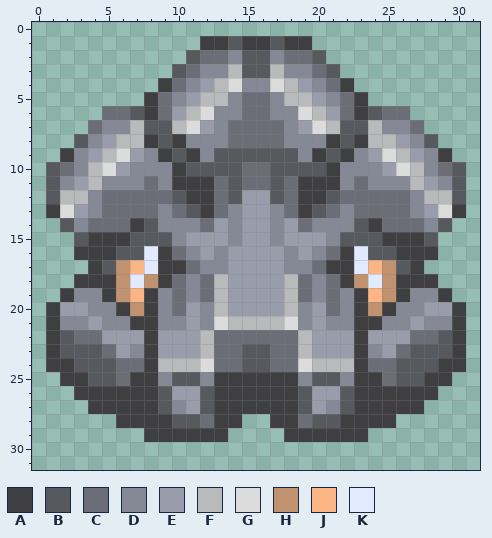
One commit to this pixel-art sprite: sprites-override/units/fortress.png. Above: the version before the commit.
The file is 64x64 pixels, drawn in blocks of 2x2; one block is one cell here. Colours within 5 levels of each other are drawn and written as one.
Palette (. is transparent): A #3f3f42  B #56595d  C #6b6e77  D #858995  E #999dab  F #b8babb  G #dcdcdc  H #c1926f  J #fbb684  K #e1eaff
Pixels before, first column x 1:
 1 ...........AABAABAA...........
 2 ..........BCCDBBDCCB..........
 3 .........BCDDFBBFDDCB.........
 4 ........ACDEFGDDGFEDCA........
 5 .......ACDEFFDCCDFFEDCA.......
 6 ....CCBACEFGDDCCDDGFECABCC....
 7 ...CDDFBBFGEDCCCCDEGFBBFDDC...
 8 ..BDEFFABADDDCCCCDDDABAFFEDB..
 9 .ADEFGEDABADBBBBBBDABADEGFEDA.
10 BCDFGEDDDABBBBCCBBBBADDDEGFDCB
11 BDEFDDDCDAAACBCCBCAAADCDDDFEDB
12 BFFDCCCCCBAACBEEBCAABCCCCCDFFB
13 AGEDCCCCDCBACDEEDCABCDCCCCDEGA
14 .BDCCCABDDDCEDEEDECDDDBACCCDB.
15 ..BAAABBBDEEEDEEDEEEDBBBAAAB..
16 ..AAABBKACDEDEEEEDEDCAKBBAAA..
17 ...ABHJKAACDDEEEEDDCAAKJHBA...
18 ..AAAHKHACDCFEEEEFCDCAHKHAAA..
19 .ADDAHJADCDCFEEEEFCDCDAJHADDA.
20 AEEDDAHADCEDFEEEEFDECDAHADDEEA
21 ADDEDDAADDEDGFFFFGDEDDAADDEDDA
22 ABCCEEEAEEEFCCCCCCFEEEAEEECCBA
23 ABBBCEDAEEEFCCBBCCFEEEADECBBBA
24 AABBBCCAFFFGCCBBCCGFFFACCBBBAA
25 .AABBCAADBBDAAAAAADBBDAACBBAA.
26 ..AAAAAABEEBAAAAAABEEBAAAAAA..
27 ...AAAAABDEBAAAAAABEDBAAAAA...
28 .....AAAABBCAA..AACBBAAAA.....
29 .......AAAAAA....AAAAAA.......
After the commit:
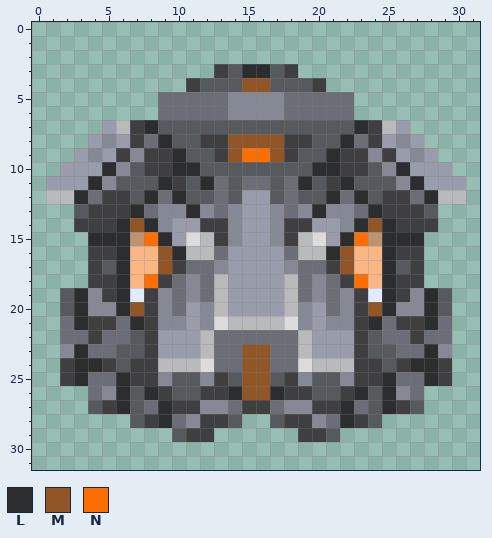
Colours new in this view: L #2c2d2f  M #915526  N #ff6e00
Diff:
Changed rows in their new state; - is an unchanged pixel.
first column x 1:
 1 -----------........-----------
 2 ----------..........----------
 3 ---------...ABLLBA...---------
 4 --------..ABBBMMBBBA..--------
 5 -------.-CCCC-DD-CCCC-.-------
 6 ----....-CCCC-DD-CCCC-....----
 7 ---.EFAL-BBBBBBBBBBBB-LAFE.---
 8 --.EDEACLBBAAMMMMAABBLCAEDE.--
 9 -.EDEADA-LBBAMNNMABBL-ADAEDE.-
10 .EEELDBAALL---BB---LLAABDLEEE.
11 EE-L-BBBL-BL------LB-LBBB-L-EE
12 F-LCAABL-LBB------BBL-LBAACL-F
13 ..BAAAL--DLD------DLD--LAAAB..
14 -.AAALML-EEAA----AAEE-LMLAAA.-
15 --.LLLHNLEGFA----AFGELNHLLL.--
16 --.--LJJMLFFC----CFFLMJJL--.--
17 -----L-JM--C------C--MJ-L-----
18 --.--LJN--------------NJL--.--
19 -BL--LK----------------KL--LB-
20 .BL--LM----------------ML--LB.
21 .CLAACL----------------LCAALC.
22 .C-ACCB----------------BCCA-C.
23 .DLC-BB-------MM-------BB-CLD.
24 .-LLABA-------MM-------ABALL-.
25 --LCCL-------BMMB-------LCCL--
26 --.CDLBLABBA-LMML-ABBALBLDC.--
27 ---B-LBCLAADDC--CDDAALCBL-B---
28 -----.B-LCDA-B--B-ADCL-B.-----
29 -------..B--.----.--B..-------
